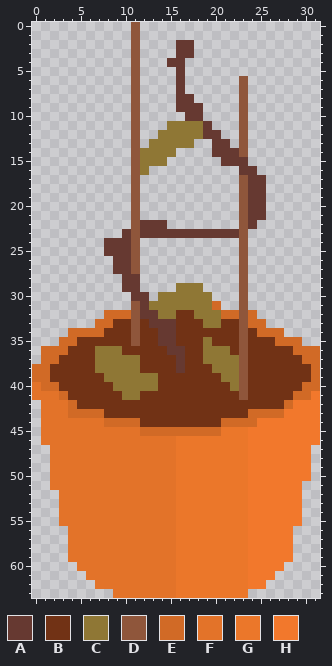
Two versions of one pixel-art sprite, assets/furniture/plant_pot_critical.png. That is the earlier state.
The file is 32x64 pixels. Colours within 5 levels of each other are drawn and written as one.
Palette (. is transparent): A #663931  B #713215  C #8f7735  D #8f563b  E #d16a26  F #e37329  G #eb772a  H #f2782c
After the commit:
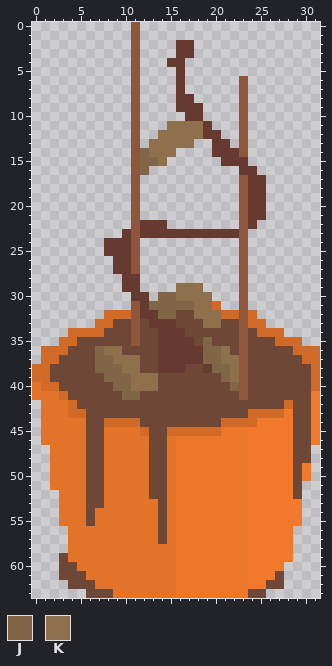
Colours new in this view: J #806546  K #8e704d
Difference:
@@ palette @@
-B #713215
+B #6e4736
@@ x 10..20 @@
 10 .D.....AA..
-11 .D...CCCCA.
-12 .D..CCCCCAA
-13 .D.CCCCC..A
-14 .DCCCC....A
-15 .DCCC......
-16 .DC........
+11 .D...KKKKA.
+12 .D..KKKKKAA
+13 .D.KKKKK..A
+14 .DJKKK....A
+15 .DJJK......
+16 .DJ........
 17 .D.........
@@ x 0..31 @@
 28 ..........AA...........D........
-29 ..........AA....CCC....D........
-30 ...........AA.CCCCCC...D........
-31 ...........DACCCCCCCE..D........
-32 ........EEEDAACCBBCCCEEDE.......
-33 .......EEBBDBAAABBBCCBBDEE......
-34 ....EEEEBBBDBBAABBBBBBBDBEEE....
-35 ...EEBBBBBBDBBAABBBCBBBDBBBEEE..
-36 .EEEBBBCCCBBBBBAABBCCCBDBBBBBEEE
-37 .EEBBBBCCCCCBBBBABBCCCCDBBBBBBEE
-38 EEBBBBBCCCCCBBBBABBBCCCDBBBBBBBE
-39 EEBBBBBBCCCCCCBBBBBBBCCDBBBBBBBE
-40 FEEBBBBBBCCCCCBBBBBBBBCDBBBBBBEE
-41 FFFEBBBBBBCCBBBBBBBBBBBDBBBBBEEH
-42 .FFFEBBBBBBBBBBBBBBBBBBBBBBBEHHH
-43 .FFFEEEEBBBBBBBBBBBBBBBBEEEEHHHH
-44 .FFFFFFFEEEEBBBBBBBBBEEEEHHHHHHH
-45 .FFFFFFFFFFFEEEEEEEEEGGGHHHHHHHH
-46 .FFFFFFFFFFFFFFFGGGGGGGGHHHHHHHH
-47 ..FFFFFFFFFFFFFFGGGGGGGGHHHHHHH.
-48 ..FFFFFFFFFFFFFFGGGGGGGGHHHHHHH.
-49 ..FFFFFFFFFFFFFFGGGGGGGGHHHHHHH.
-50 ..FFFFFFFFFFFFFFGGGGGGGGHHHHHHH.
-51 ..FFFFFFFFFFFFFFGGGGGGGGHHHHHH..
-52 ...FFFFFFFFFFFFFGGGGGGGGHHHHHH..
-53 ...FFFFFFFFFFFFFGGGGGGGGHHHHHH..
-54 ...FFFFFFFFFFFFFGGGGGGGGHHHHHH..
-55 ...FFFFFFFFFFFFFGGGGGGGGHHHHHH..
-56 ....FFFFFFFFFFFFGGGGGGGGHHHHH...
-57 ....FFFFFFFFFFFFGGGGGGGGHHHHH...
+29 ..........AA....KKK....D........
+30 ...........AA.JJKKKK...D........
+31 ...........DAJJJJJKKE..D........
+32 ........EEEDAAJJBBKKKEEDE.......
+33 .......EEBBDBAAABBBKKBBDEE......
+34 ....EEEEBBBDBBAAABBBBBBDBEEE....
+35 ...EEBBBBBBDBBAAAABJBBBDBBBEEE..
+36 .EEEBBBJKKBBBBAAAAAJJKBDBBBBBEEE
+37 .EEBBBBJJKKKBBAAAAAJJKKDBBBBBBEE
+38 EEBBBBBJJJKKBBAAABBAJJKDBBBBBBBE
+39 EEBBBBBBJJJKKKBBBBBBBJKDBBBBBBBE
+40 FEEBBBBBBJJKKKBBBBBBBBJDBBBBBBBE
+41 FFFEBBBBBBJJBBBBBBBBBBBDBBBBBBBH
+42 .FFFEBBBBBBBBBBBBBBBBBBBBBBBEBBH
+43 .FFFEEBBBBBBBBBBBBBBBBBBEEEEHBBH
+44 .FFFFFBBEEEEBBBBBBBBBEEEEHHHHBBH
+45 .FFFFFBBFFFFEBBEEEEEEGGGHHHHHBBH
+46 .FFFFFBBFFFFFBBFGGGGGGGGHHHHHBBH
+47 ..FFFFBBFFFFFBBFGGGGGGGGHHHHHBB.
+48 ..FFFFBBFFFFFBBFGGGGGGGGHHHHHBB.
+49 ..FFFFBBFFFFFBBFGGGGGGGGHHHHHBH.
+50 ..FFFFBBFFFFFBBFGGGGGGGGHHHHHBH.
+51 ..FFFFBBFFFFFBBFGGGGGGGGHHHHHB..
+52 ...FFFBBFFFFFBBFGGGGGGGGHHHHHB..
+53 ...FFFBBFFFFFFBFGGGGGGGGHHHHHH..
+54 ...FFFBFFFFFFFBFGGGGGGGGHHHHHH..
+55 ...FFFBFFFFFFFBFGGGGGGGGHHHHHH..
+56 ....FFFFFFFFFFBFGGGGGGGGHHHHH...
+57 ....FFFFFFFFFFBFGGGGGGGGHHHHH...
 58 ....FFFFFFFFFFFFGGGGGGGGHHHHH...
-59 ....FFFFFFFFFFFFGGGGGGGGHHHHH...
-60 .....FFFFFFFFFFFGGGGGGGGHHHH....
-61 ......FFFFFFFFFFGGGGGGGGHHH.....
-62 .......FFFFFFFFFGGGGGGGGHH......
-63 .........FFFFFFFGGGGGGGG........
+59 ...BFFFFFFFFFFFFGGGGGGGGHHHHH...
+60 ...BBFFFFFFFFFFFGGGGGGGGHHHH....
+61 ...BBBFFFFFFFFFFGGGGGGGGHHHB....
+62 ....BBBFFFFFFFFFGGGGGGGGHHBB....
+63 ......BBBFFFFFFFGGGGGGGGBB......
Where, in picture pixels (left, top, right, bottom), the same in both pictures:
changed: (140, 121, 203, 175)
changed: (50, 283, 311, 598)
